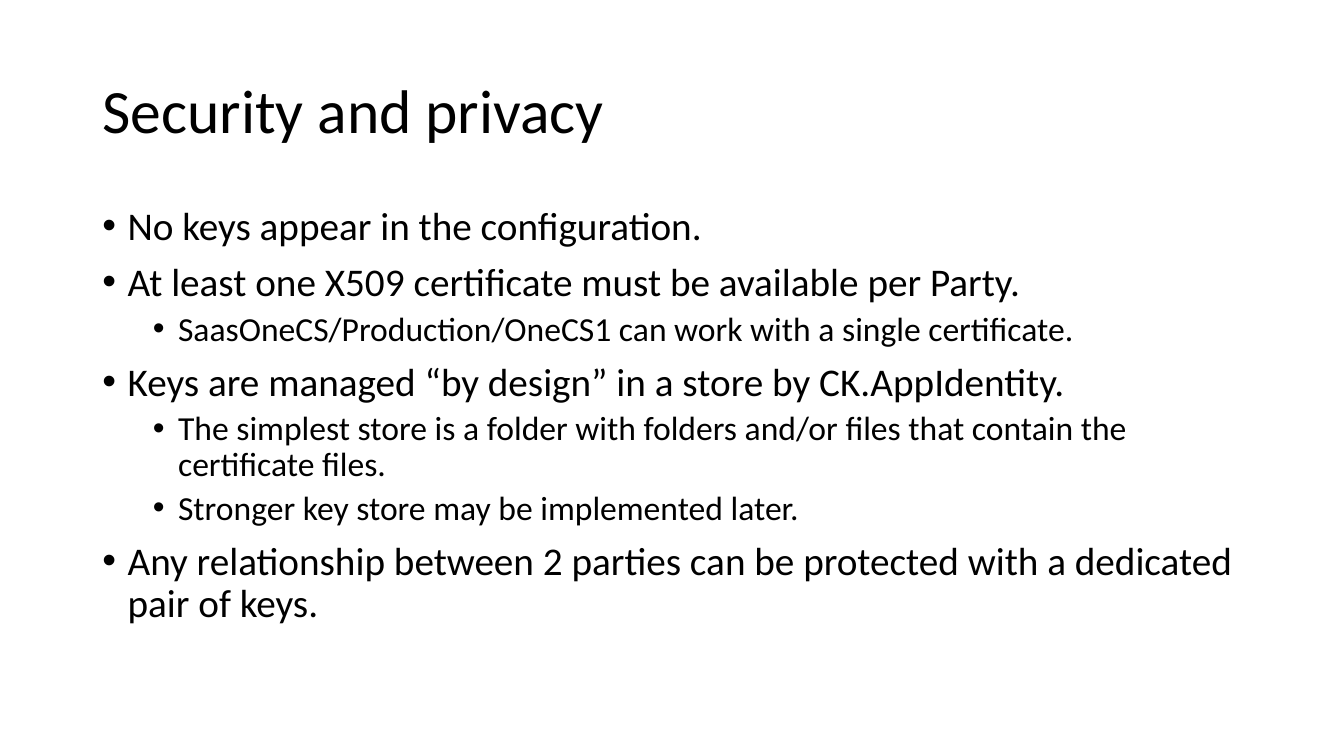
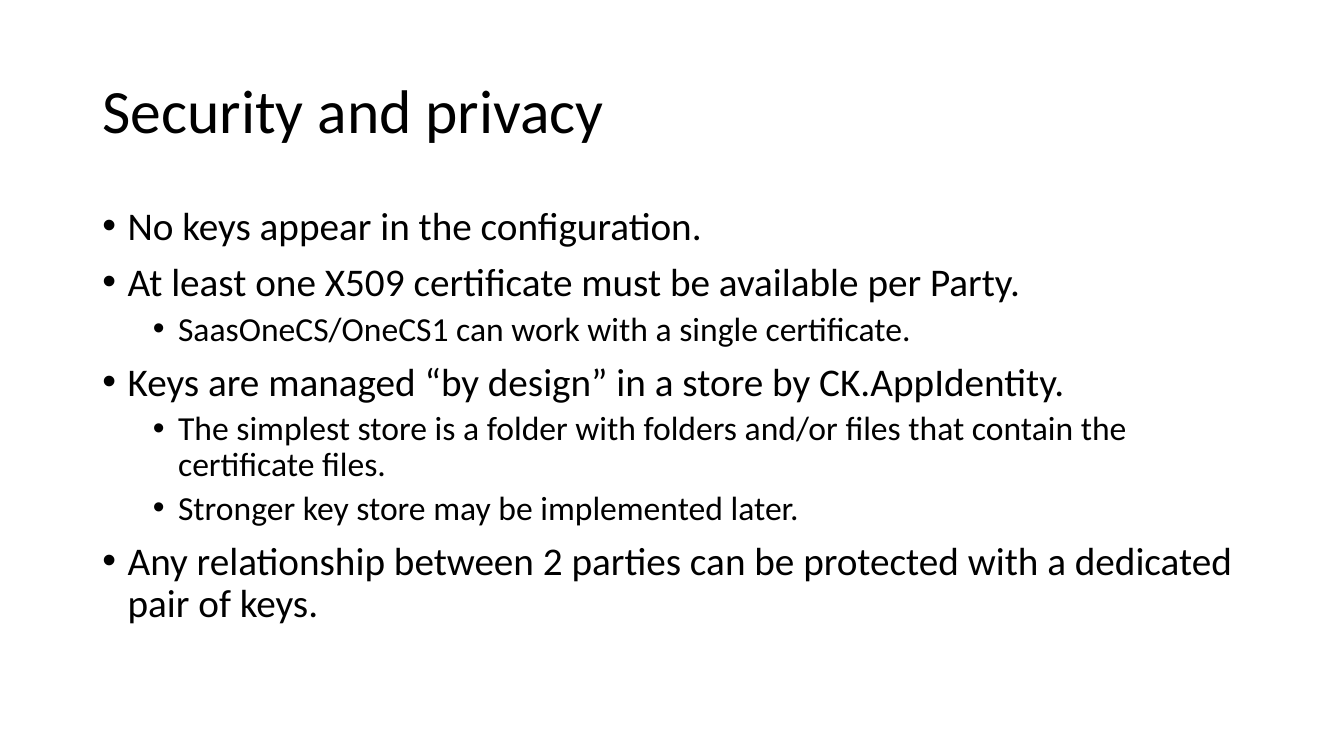
Before and after one commit to signature-opensource/CK-AppIdentity-Transport, a slide deck: slide 19 of Doc/CK-AppIdentity.pptx (slide 17 before the commit). Drawn at 1344x756 pixels with LibreOffice and Linux fonts; fonts in the diff are those of the drawing. Boxes give left, top, right and bottom in pixels: in the first picture for what was removed or moved away, otherwise in the second. Text is boxed around its words. In the diff, an @@ line names an element or a change of style, - is before the commit and + after.

```diff
--- a/Doc/CK-AppIdentity.pptx
+++ b/Doc/CK-AppIdentity.pptx
@@ text at (178, 317, 911, 347): text changed @@
-  • SaasOneCS/Production/OneCS1 can work with a single certificate.
+  • SaasOneCS/OneCS1 can work with a single certificate.
```
Also in this commit, not shown: 13 other slides changed, 2 slides added, 19 other files.
